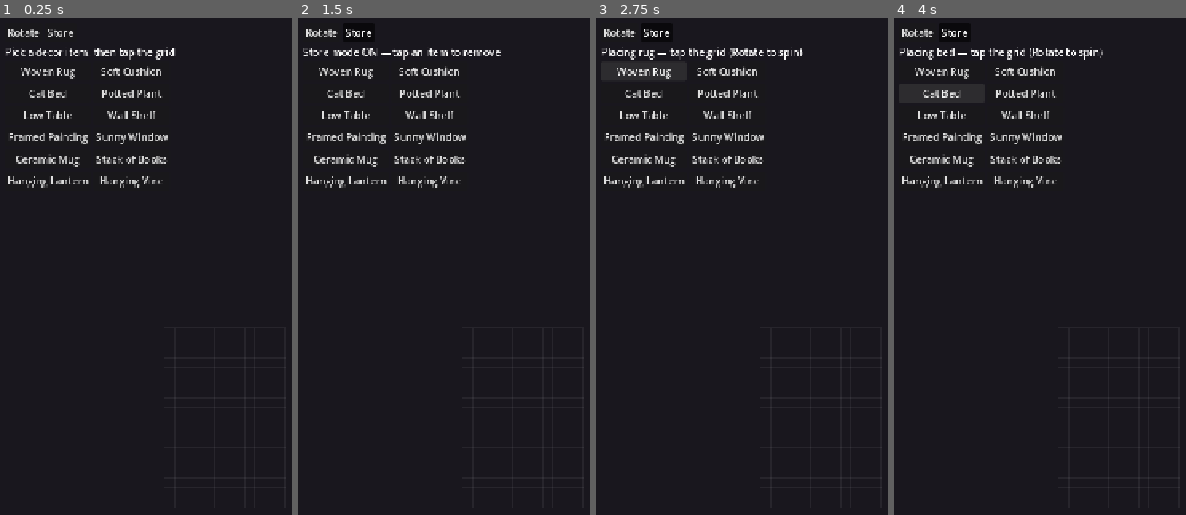
Above: before the commit, frames 1-4 (left to right).
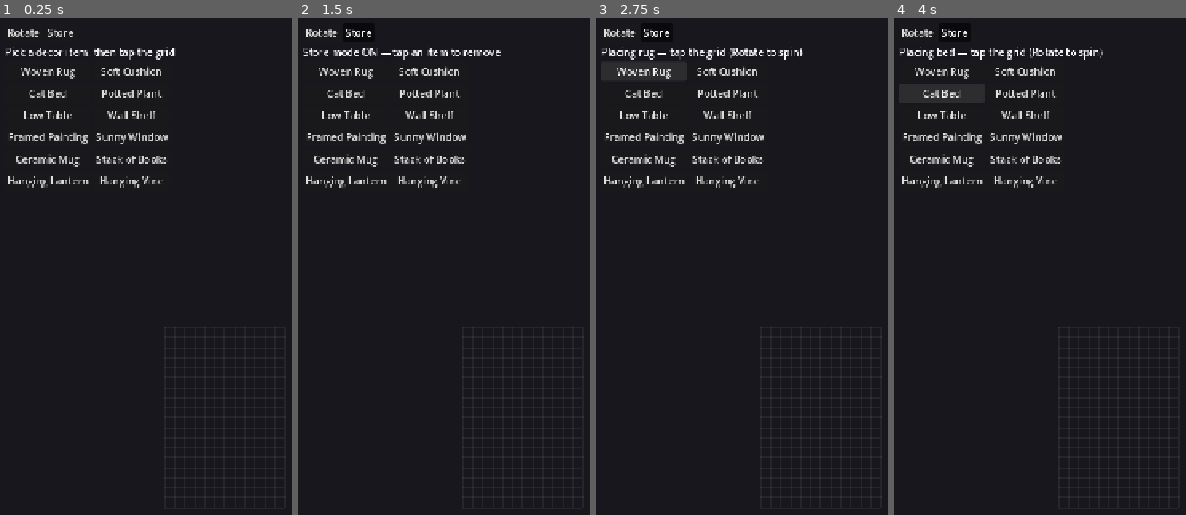
Above: after the commit, the same moments.

Repository: technobacon/Cat-game
Game: Godot game, scene res://scenes/main.tscn
Two runs of this game, one before a commit and one after it. Both use one fixed random seed, a clock stepped at 60 frames per second and the inputs below.
Inputs:
- Up to frame 1 (0.25 s): no input
- Up to frame 2 (1.5 s): click "Rotate" at 0.5 s; click "Store" at 1.25 s
- Up to frame 3 (2.75 s): click "Woven Rug" at 2 s
- Up to frame 4 (4 s): click "Soft Cushion" at 2.75 s; click "Cat Bed" at 3.5 s

The runs differ from the first frame. In frame 1, 0.1% of the frame differs, in the area x 56-95%, y 63-97%; in frame 2, 0.1%; in frame 3, 0.1%; in frame 4, 0.1%.

Commit message:
Make grid clicks work: drop SubViewport, fix input mapping
Clicks never reached the placement controller: the room lived inside a
SubViewport and a full-rect background ColorRect inside it consumed all input.
Render the room directly in the main viewport (canvas_items stretch already
gives consistent 720x1280 coords), put the dark background in its own
input-ignoring layer, center the grid to the live viewport size, and resolve
taps via the room's local mouse position (mouse + touch). Placing/moving/storing
now respond to grid taps.

Co-Authored-By: Claude Opus 4.8 <noreply@anthropic.com>
Claude-Session: https://claude.ai/code/session_0187hh5DZjFFBwW9eRuasyew

Diff:
--- a/game/src/main.gd
+++ b/game/src/main.gd
@@ -1,54 +1,43 @@
 extends Node
-## Root composition (DEVELOPMENT_PLAN.md §2.2): a pixel-perfect World SubViewport
-## (the diorama) plus a resolution-independent HUD CanvasLayer. M1 boots into the
-## decorating slice — grid room + placement controller + decor palette.
+## Root composition (DEVELOPMENT_PLAN.md §2.2, simplified for M1).
+##
+## M1 renders the room directly in the main viewport and relies on the project's
+## canvas_items stretch (P§1) for consistent 720x1280 coordinates — this keeps
+## click->cell mapping simple and correct. The pixel-perfect SubViewport split
+## can be reintroduced later once there's art to justify it.
 
-const BASE_RESOLUTION := Vector2i(720, 1280)
 const ROOM_SCENE := preload("res://scenes/room.tscn")
 const PALETTE_SCRIPT := preload("res://src/ui/palette.gd")
 
 
 func _ready() -> void:
-	var viewport := _build_world()
+	_build_background()
 
-	var room: Node2D = ROOM_SCENE.instantiate()
-	viewport.add_child(room)
+	var room := ROOM_SCENE.instantiate()
+	add_child(room)
 
-	# Controller lives inside the SubViewport so input is already in room-space.
 	var controller := PlacementController.new()
 	controller.room = room
-	room.add_child(controller)
+	add_child(controller)
 
 	_build_hud(controller)
 
-	print("[boot] Cozy Pet Game — M1 room slice up (%dx%d portrait)" % [
-		BASE_RESOLUTION.x, BASE_RESOLUTION.y,
-	])
+	print("[boot] Cozy Pet Game — M1 room slice up")
 
 
-func _build_world() -> SubViewport:
-	var container := SubViewportContainer.new()
-	container.name = "World"
-	container.stretch = true
-	container.set_anchors_preset(Control.PRESET_FULL_RECT)
-	add_child(container)
+func _build_background() -> void:
+	# Dim "dark room" behind everything. In its own layer so it never eats input
+	# (the haven warms during onboarding, M12; DESIGN §13/§15).
+	var layer := CanvasLayer.new()
+	layer.layer = -1
+	add_child(layer)
 
-	var viewport := SubViewport.new()
-	viewport.name = "WorldViewport"
-	viewport.size = BASE_RESOLUTION
-	viewport.snap_2d_transforms_to_pixel = true
-	viewport.snap_2d_vertices_to_pixel = true
-	container.add_child(viewport)
-
-	# Placeholder "dark room" — the haven starts dim and warms during onboarding
-	# (M12; DESIGN §13/§15).
 	var bg := ColorRect.new()
 	bg.name = "DarkRoom"
 	bg.color = Color(0.10, 0.09, 0.12)
-	bg.size = BASE_RESOLUTION
-	viewport.add_child(bg)
-
-	return viewport
+	bg.set_anchors_preset(Control.PRESET_FULL_RECT)
+	bg.mouse_filter = Control.MOUSE_FILTER_IGNORE
+	layer.add_child(bg)
 
 
 func _build_hud(controller: PlacementController) -> void:
--- a/game/src/room/placement_controller.gd
+++ b/game/src/room/placement_controller.gd
@@ -47,24 +47,19 @@
 
 
 func _unhandled_input(event: InputEvent) -> void:
-	if room == null or not _is_primary_press(event):
+	if room == null:
 		return
-	var cell: Vector2i = room.world_to_cell(_event_pos(event))
-	_handle_tap(cell)
-
-
-func _is_primary_press(event: InputEvent) -> bool:
-	if event is InputEventMouseButton:
-		return event.button_index == MOUSE_BUTTON_LEFT and event.pressed
-	if event is InputEventScreenTouch:
-		return event.pressed
-	return false
-
-
-func _event_pos(event: InputEvent) -> Vector2:
-	if event is InputEventMouseButton:
-		return (event as InputEventMouseButton).position
-	return (event as InputEventScreenTouch).position
+	# Resolve the tapped position in the room's local space, which accounts for
+	# the canvas stretch/scaling so a click lands on the cell under the cursor.
+	var pos: Vector2
+	if event is InputEventMouseButton and event.button_index == MOUSE_BUTTON_LEFT and event.pressed:
+		pos = room.get_local_mouse_position()
+	elif event is InputEventScreenTouch and event.pressed:
+		var local_event := room.make_input_local(event) as InputEventScreenTouch
+		pos = local_event.position
+	else:
+		return
+	_handle_tap(room.world_to_cell(pos))
 
 
 func _handle_tap(cell: Vector2i) -> void:
--- a/game/src/room/room_view.gd
+++ b/game/src/room/room_view.gd
@@ -5,7 +5,6 @@
 
 const TILE_PX := 16
 const GRID_COLOR := Color(1.0, 1.0, 1.0, 0.06)
-const BASE_RESOLUTION := Vector2i(720, 1280)
 
 @onready var _items_root: Node2D = $Items
 
@@ -24,7 +23,8 @@
 func _center_grid() -> void:
 	var gs: Vector2i = RoomState.model.grid_size
 	var px := Vector2(gs.x, gs.y) * TILE_PX
-	origin = (Vector2(BASE_RESOLUTION) - px) * 0.5
+	var view: Vector2 = get_viewport_rect().size
+	origin = (view - px) * 0.5
 
 
 func cell_to_world(cell: Vector2i) -> Vector2:
